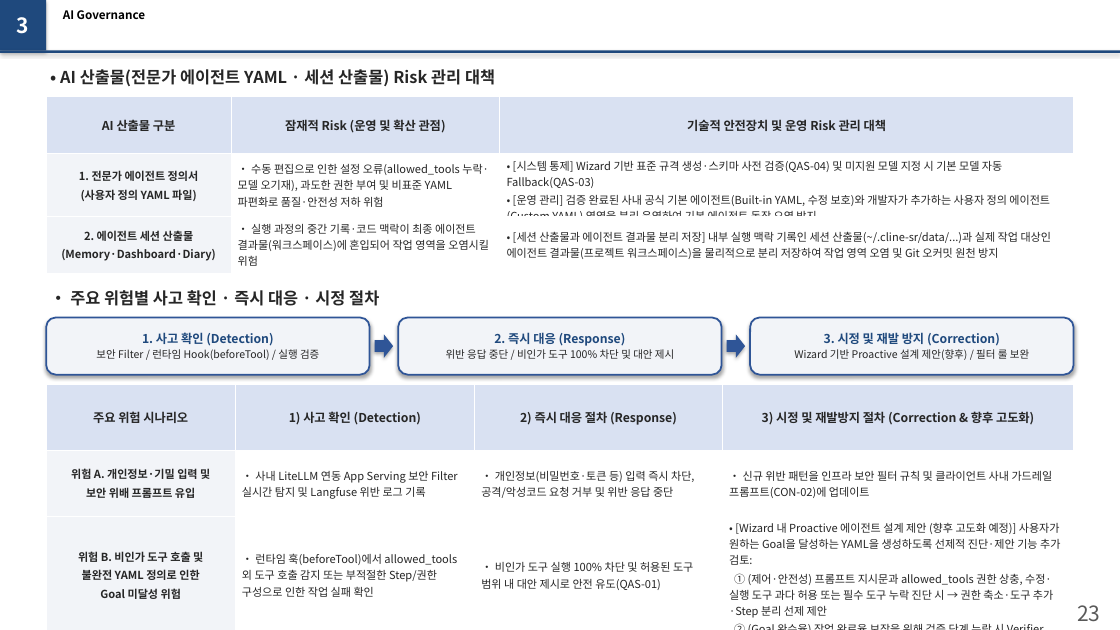
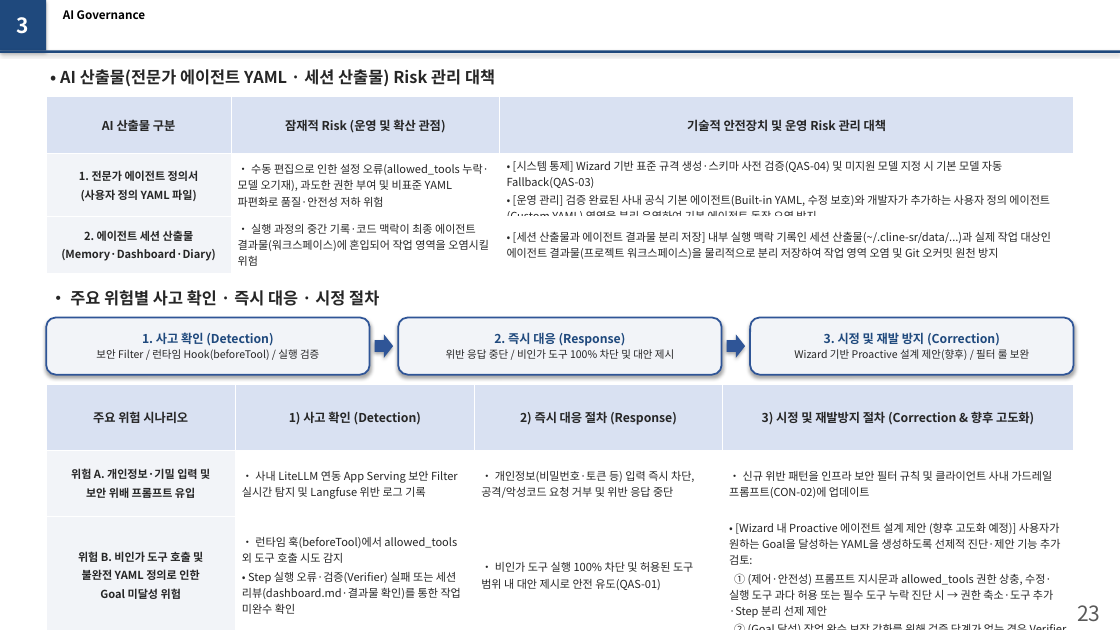
Before and after one commit to misjin05/playground, a slide deck: slide 2 of AIS/Reports/Slide22_23_Update.pptx. Drawn at 1120x630 pixels with LibreOffice and Linux fonts; fonts in the diff are those of the drawing. Boxes give left, top, right and bottom in pixels: in the first picture for what was removed or moved away, otherwise in the second. Text is boxed around its words. In the diff, an @@ line names an element or a change of style, - is before the commit and + after.

```diff
--- a/AIS/Reports/Slide22_23_Update.pptx
+++ b/AIS/Reports/Slide22_23_Update.pptx
@@ table at (46,385,1074,622) @@
-row 3, column 2: • 런타임 훅(beforeTool)에서 allowed_tools 외 도구 호출 감지 또는 부적절한 Step/권한 구성으로 인한 작업 실패 확인
+row 3, column 2: • 런타임 훅(beforeTool)에서 allowed_tools 외 도구 호출 시도 감지 / • Step 실행 오류·검증(Verifier) 실패 또는 세션 리뷰(dashboard.md·결과물 확인)를 통한 작업 미완수 확인
-row 3, column 4: • [Wizard 내 Proactive 에이전트 설계 제안 (향후 고도화 예정)] 사용자가 원하는 Goal을 달성하는 YAML을 생성하도록 선제적 진단·제안 기능 추가 검토: / ① (제어·안전성) 프롬프트 지시문과 allowed_tools 권한 상충, 수정·실행 도구 과다 허용 또는 필수 도구 누락 진단 시 → 권한 축소·도구 추가·Step 분리 선제 제안 / ② (Goal 완수율) 작업 완료율 보장을 위해 검증 단계 누락 시 Verifier Step 구성 권장
+row 3, column 4: • [Wizard 내 Proactive 에이전트 설계 제안 (향후 고도화 예정)] 사용자가 원하는 Goal을 달성하는 YAML을 생성하도록 선제적 진단·제안 기능 추가 검토: / ① (제어·안전성) 프롬프트 지시문과 allowed_tools 권한 상충, 수정·실행 도구 과다 허용 또는 필수 도구 누락 진단 시 → 권한 축소·도구 추가·Step 분리 선제 제안 / ② (Goal 달성) 작업 완수 보장 강화를 위해 검증 단계가 없는 경우 Verifier Step 구성을 선제 권장
```
Also in this commit, not shown: 1 other file.
